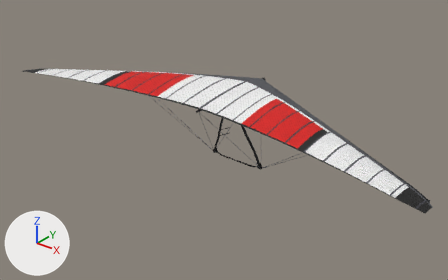
The Blender file assets/source/glider_sport.blend, before and after one commit.
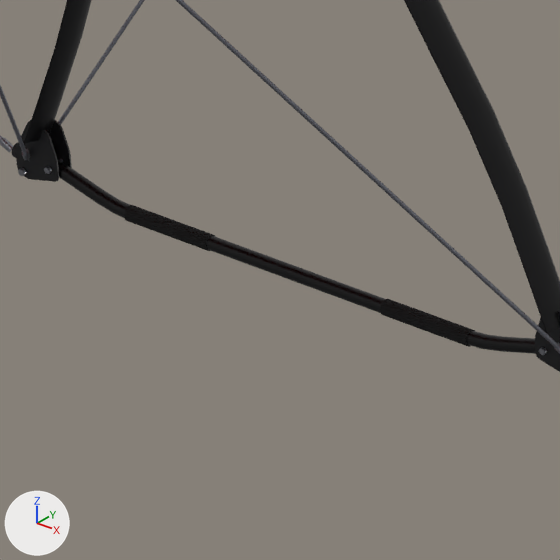
Old and new are each drawn whole from a 50 mm lens placed at (7.85, -10.02, 5.15), pointed at (0.06, -0.28, -0.88) and again close up on the part from 47% to 58% of the width and 49% to 66% of the height. The axes (+X, +Y, +Z) are drawn at lower left. The lights are the same throughout. The first two pictures are the older version.

Names of what the first close-up shows: 'ControlFrame'.
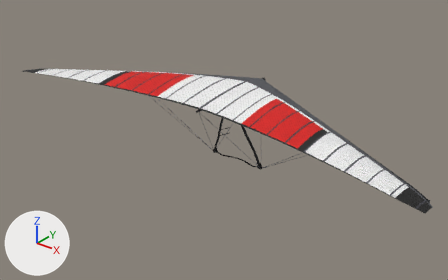
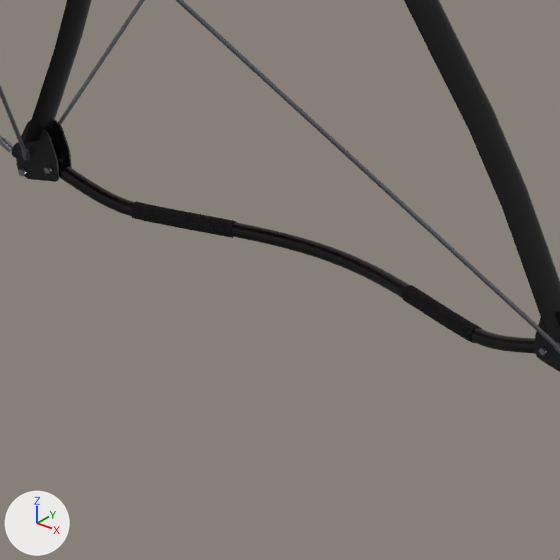
The change in detail:
me_controlframe is used by ob_controlframe; location (0.0, 0.0, 0.0).
me_controlframe had 4034 vertices, 1990 faces and spanned x -3.12..3.12, y -1.07..1.19, z -1.67..0.09.
me_controlframe now has 4642 vertices, 2598 faces and spans x -3.12..3.12, y -1.07..1.19, z -1.67..0.09.
me_controlframe part 1: 4 vertices moved from x -0.43..0.43, y 0.28..0.29, z -1.67..-1.64 to x -0.43..0.43, y 0.28..0.3, z -1.67..-1.64; 246 vertices removed from x -0.64..0.64, y 0.26..0.29, z -1.67..-1.59; 854 vertices added at x -0.65..0.65, y 0.26..0.4, z -1.67..-1.59.
Other edits to the shape of me_controlframe do not show in these pictures.

What differs and where, as boxes [x1, y1, x2, y2] in the close-ups (560 x 560 px):
part 1 of me_controlframe, reshaped: [58, 160, 536, 354] in both
